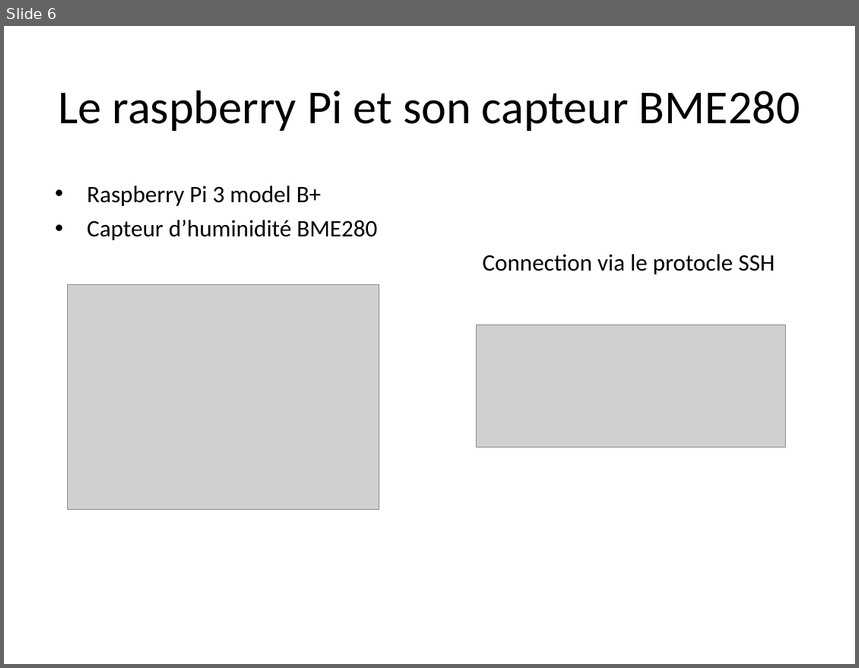
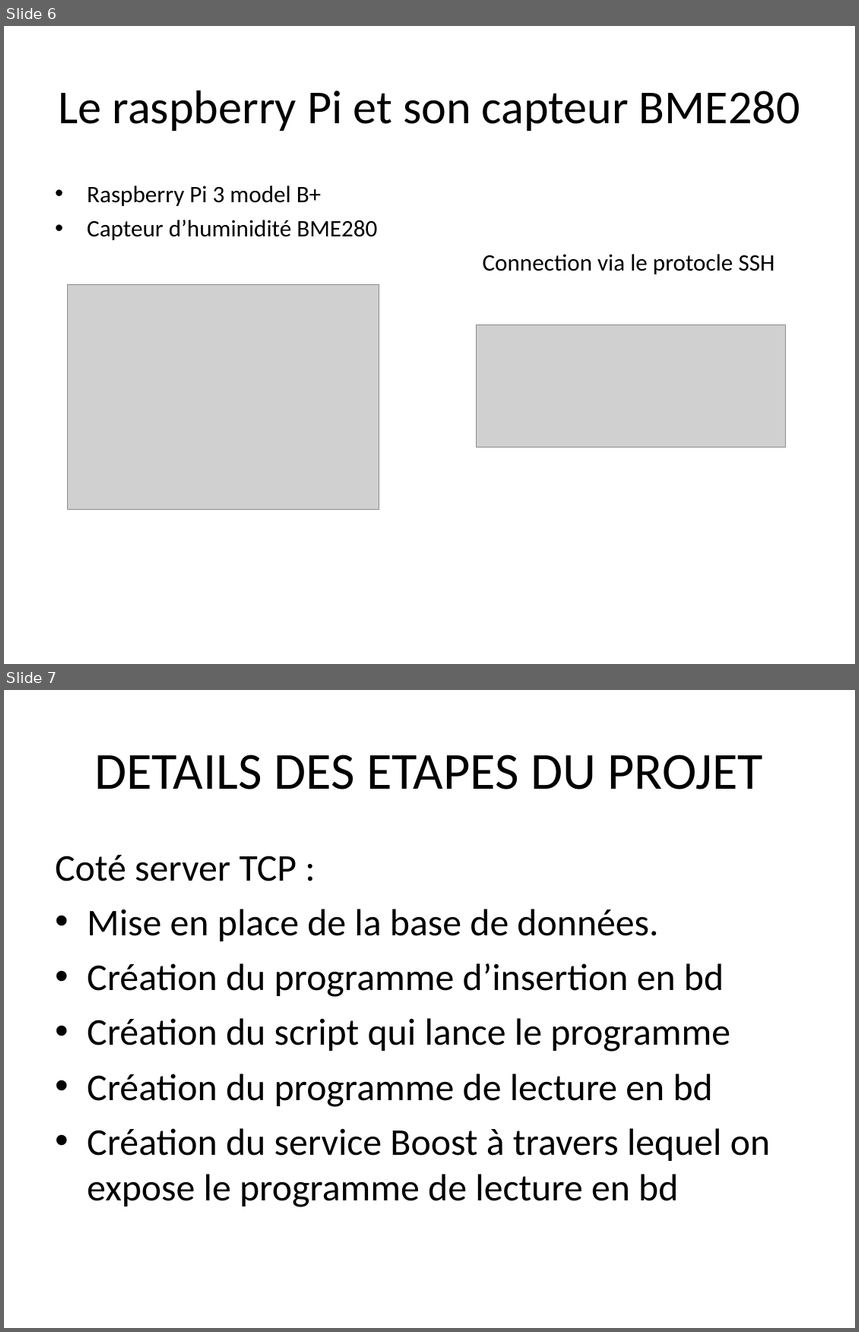
Before and after one commit to Krs-ceri/RaspberryPi, a slide deck: Presentation.odp. Shown one above the other, each under a label of ours: slide 6 before the commit, slides 6 and 7 after it. The pictures are 859x668 and 859x1332 pixels, drawn with LibreOffice and Linux fonts; fonts in the diff are those of the drawing; grey boxes stand for pictures. Boxes give left, top, right and bottom in pixels: in the first picture for what was removed or moved away, otherwise in the second. Text is boxed around its words. In the diff, an @@ line names an element or a change of style, - is before the commit and + after.

```diff
--- a/Presentation.odp
+++ b/Presentation.odp
@@ slide 7 added at [4,690,855,1328], background #FFFFFF @@
@@ title added at [94,755,763,790], 44 pt, text #000000 @@
+DETAILS DES ETAPES DU PROJET
@@ text added at [55,855,770,1208], 32 pt, text #000000 @@
+Coté server TCP :
+• Mise en place de la base de données.
+• Création du programme d’insertion en bd
+• Création du script qui lance le programme
+• Création du programme de lecture en bd
+• Création du service Boost à travers lequel on expose le programme de lecture en bd
```
Also in this commit, not shown: 4 slides changed, 1 other slide added, 1 slide removed.
